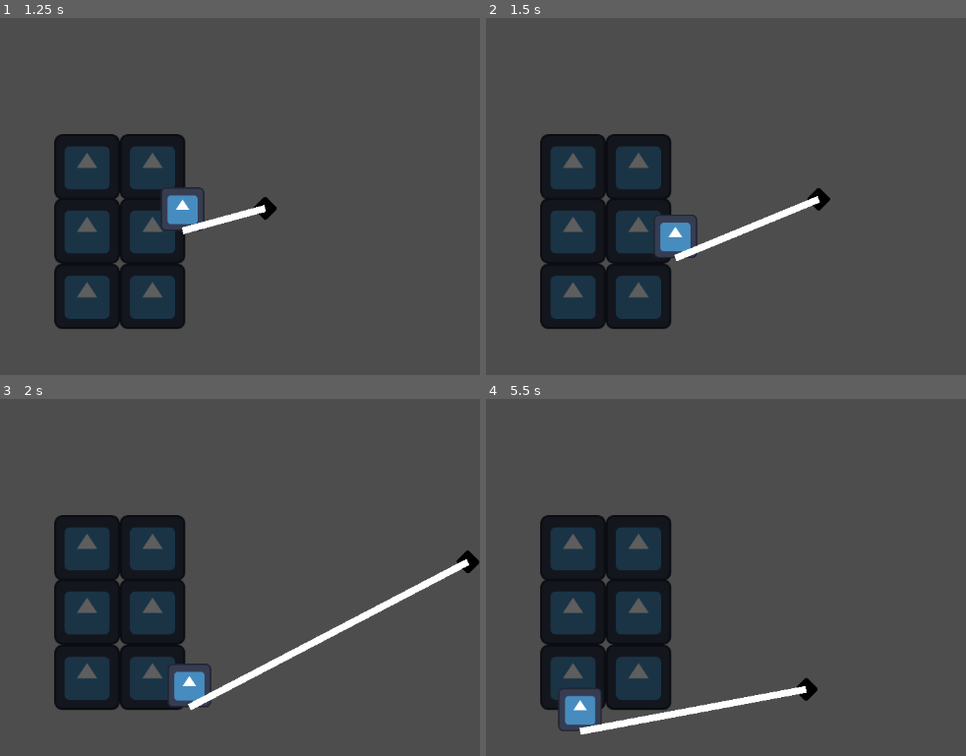
Above: before the commit, frames 1-4 (two rows, left to right).
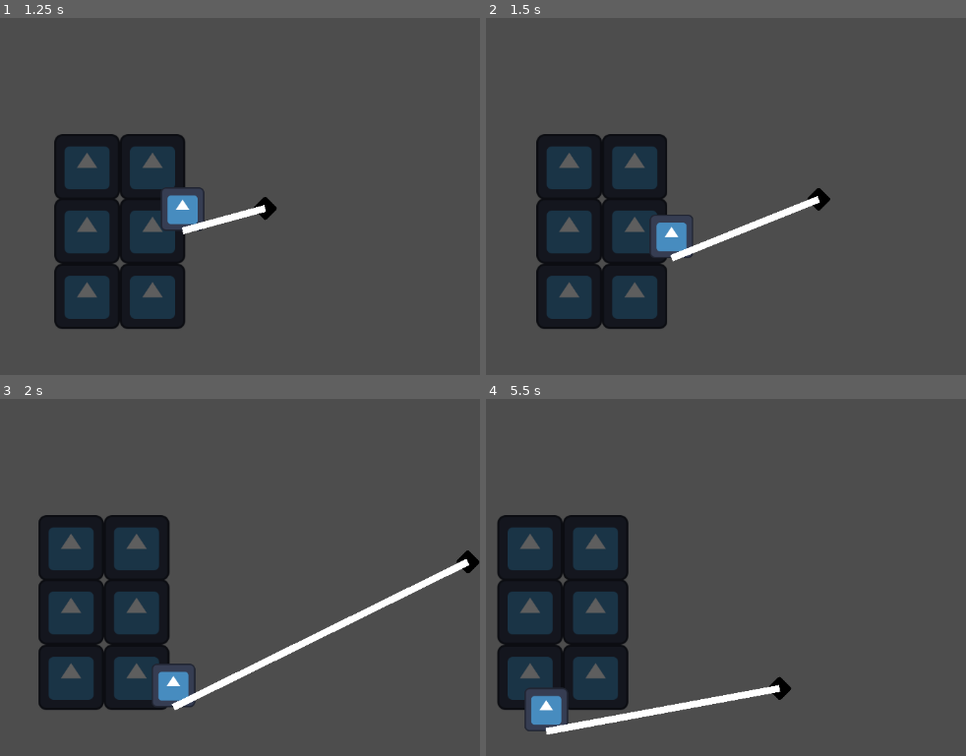
Above: after the commit, the same moments.

Repository: Sciman101/BonusJam
Game: Godot game, scene res://scenes/game.tscn
The game is run twice, just before and just after one commit, with the same random seed, the same clock (stepped at 60 frames per second) and the same inputs. Before the commit the project starts from res://game.tscn. The engine's default icon, where the game draws it, is replaced by a stand-in: a white triangle on a blue panel in a dark square.
Inputs (mouse positions are in pixels of both pictures, inside the frame that each line leads up to):
- Up to frame 1 (1.25 s): tap Enter at 0.5 s; move the mouse to (259, 207) at 0.52 s; hold D (right) from 0.53 s (still down); click (259, 207) at 0.6 s; right-click (259, 207) at 0.8 s
- Up to frame 2 (1.5 s): move the mouse to (outside the picture) at 1.27 s; release D (right) at 1.28 s; hold S (down) from 1.28 s (still down); right-click (outside the picture) at 1.35 s
- Up to frame 3 (2 s): keep holding S (down); click (outside the picture) at 1.55 s
- Up to frame 4 (5.5 s): move the mouse to (654, 513) at 2.02 s; release S (down) at 2.03 s; hold D (right) 2.03-2.78 s; click (654, 513) at 2.1 s; right-click (654, 513) at 2.3 s; move the mouse to (534, 698) at 2.77 s; hold W (up) 2.78-3.53 s; right-click (534, 698) at 2.85 s; click (534, 698) at 3.05 s; move the mouse to (807, 677) at 3.52 s; hold A (left) 3.53-5.03 s; click (807, 677) at 3.6 s; right-click (807, 677) at 3.8 s; move the mouse to (outside the picture) at 4.27 s; right-click (outside the picture) at 4.35 s; click (outside the picture) at 4.55 s; move the mouse to (610, 613) at 5.02 s; hold S (down) from 5.03 s (still down); click (610, 613) at 5.1 s; right-click (610, 613) at 5.3 s

Frame 1 is identical in both runs. In frame 2, 2.9% of the frame differs, in the area x 10-68%, y 32-88%; in frame 3, 10%; in frame 4, 17%, in the area x 2-70%, y 32-94%.

Commit message:
Reorganized files and added paddling

Diff:
--- a/project.godot
+++ b/project.godot
@@ -11,7 +11,7 @@
 [application]
 
 config/name="BonusJam"
-run/main_scene="res://game.tscn"
+run/main_scene="res://scenes/game.tscn"
 config/features=PackedStringArray("4.2", "GL Compatibility")
 config/icon="res://icon.svg"
 
@@ -42,6 +42,11 @@
 "events": [Object(InputEventMouseButton,"resource_local_to_scene":false,"resource_name":"","device":-1,"window_id":0,"a …(258 unchanged characters)…
 ]
 }
+paddle={
+"deadzone": 0.5,
+"events": [Object(InputEventMouseButton,"resource_local_to_scene":false,"resource_name":"","device":-1,"window_id":0,"alt_pressed":false,"shift_pressed":false,"ctrl_pressed":false,"meta_pressed":false,"button_mask":2,"position":Vector2(97, 12),"global_position":Vector2(101, 53),"factor":1.0,"button_index":2,"canceled":false,"pressed":true,"double_click":false,"script":null)
+]
+}
 
 [rendering]
 
--- a/game.tscn
+++ b/scenes/game.tscn
@@ -1,19 +1,14 @@
-[gd_scene load_steps=9 format=3 uid="uid://bcvs547m8eq2j"]
+[gd_scene load_steps=8 format=3 uid="uid://bcvs547m8eq2j"]
 
 [ext_resource type="Texture2D" uid="uid://c6uve4cmsn6vd" path="res://icon.svg" id="1_bbo8f"]
 [ext_resource type="Script" path="res://scripts/Spawner.gd" id="1_gt6jn"]
-[ext_resource type="Script" path="res://scripts/Player.gd" id="2_ffstu"]
 [ext_resource type="Script" path="res://scripts/SpawnRule.gd" id="2_ggbvi"]
-[ext_resource type="Script" path="res://scripts/HarpoonProjectile.gd" id="3_5jp4s"]
+[ext_resource type="Script" path="res://scripts/Raft.gd" id="3_hlf7w"]
+[ext_resource type="PackedScene" uid="uid://bxsrdiuhmr1nc" path="res://scenes/player.tscn" id="5_vjhan"]
+[ext_resource type="PackedScene" uid="uid://c7wb6i06lfboe" path="res://scenes/harpoon_projectile.tscn" id="6_hrct3"]
 
 [sub_resource type="RectangleShape2D" id="RectangleShape2D_srqxn"]
 size = Vector2(96, 96)
-
-[sub_resource type="CircleShape2D" id="CircleShape2D_t36io"]
-radius = 21.0238
-
-[sub_resource type="CircleShape2D" id="CircleShape2D_rb23i"]
-radius = 14.0
 
 [node name="Game" type="Node2D"]
 
@@ -22,12 +17,13 @@
 
 [node name="SpawnTile" type="Node" parent="Spawner"]
 script = ExtResource("2_ggbvi")
-scene_path = "res://floating_tile.tscn"
+scene_path = "res://scenes/floating_tile.tscn"
 spawn_after_time = 5.0
 spawn_minimum_wait = 2.0
 spawn_maximum_wait = 10.0
 
 [node name="Raft" type="Node2D" parent="."]
+script = ExtResource("3_hlf7w")
 
 [node name="RaftTile" type="Area2D" parent="Raft" groups=["Tile"]]
 
@@ -102,37 +98,8 @@
 
 [node name="Camera2D" type="Camera2D" parent="."]
 
-[node name="Player" type="Area2D" parent="." node_paths=PackedStringArray("harpoon_projectile", "raft")]
-z_index = 10
-script = ExtResource("2_ffstu")
+[node name="Player" parent="." node_paths=PackedStringArray("harpoon_projectile", "raft") instance=ExtResource("5_vjhan")]
 harpoon_projectile = NodePath("../HarpoonProjectile")
 raft = NodePath("../Raft")
 
-[node name="Sprite2D" type="Sprite2D" parent="Player"]
-position = Vector2(0, -32)
-scale = Vector2(0.5, 0.5)
-texture = ExtResource("1_bbo8f")
-
-[node name="CollisionShape2D" type="CollisionShape2D" parent="Player"]
-shape = SubResource("CircleShape2D_t36io")
-
-[node name="HarpoonProjectile" type="Area2D" parent="."]
-z_index = 10
-position = Vector2(-208, -96)
-script = ExtResource("3_5jp4s")
-launch_speed = 400.0
-retract_speed = 300.0
-
-[node name="Sprite2D" type="Sprite2D" parent="HarpoonProjectile"]
-modulate = Color(0, 0, 0, 1)
-rotation = 0.785398
-scale = Vector2(0.2, 0.2)
-texture = ExtResource("1_bbo8f")
-
-[node name="CollisionShape2D" type="CollisionShape2D" parent="HarpoonProjectile"]
-shape = SubResource("CircleShape2D_rb23i")
-
-[node name="Rope" type="Line2D" parent="HarpoonProjectile"]
-points = PackedVector2Array(0, 0, 0, 0)
-
-[connection signal="area_entered" from="HarpoonProjectile" to="HarpoonProjectile" method="_on_area_entered"]
+[node name="HarpoonProjectile" parent="." instance=ExtResource("6_hrct3")]
--- /dev/null
+++ b/scenes/harpoon_projectile.tscn
@@ -0,0 +1,28 @@
+[gd_scene load_steps=4 format=3 uid="uid://c7wb6i06lfboe"]
+
+[ext_resource type="Script" path="res://scripts/HarpoonProjectile.gd" id="1_tli4m"]
+[ext_resource type="Texture2D" uid="uid://c6uve4cmsn6vd" path="res://icon.svg" id="2_c46x6"]
+
+[sub_resource type="CircleShape2D" id="CircleShape2D_rb23i"]
+radius = 14.0
+
+[node name="HarpoonProjectile" type="Area2D"]
+z_index = 10
+position = Vector2(-208, -96)
+script = ExtResource("1_tli4m")
+launch_speed = 400.0
+retract_speed = 300.0
+
+[node name="Sprite2D" type="Sprite2D" parent="."]
+modulate = Color(0, 0, 0, 1)
+rotation = 0.785398
+scale = Vector2(0.2, 0.2)
+texture = ExtResource("2_c46x6")
+
+[node name="CollisionShape2D" type="CollisionShape2D" parent="."]
+shape = SubResource("CircleShape2D_rb23i")
+
+[node name="Rope" type="Line2D" parent="."]
+points = PackedVector2Array(0, 0, 0, 0)
+
+[connection signal="area_entered" from="." to="." method="_on_area_entered"]
--- /dev/null
+++ b/scenes/player.tscn
@@ -0,0 +1,43 @@
+[gd_scene load_steps=6 format=3 uid="uid://bxsrdiuhmr1nc"]
+
+[ext_resource type="Script" path="res://scripts/Player.gd" id="1_2n7rx"]
+[ext_resource type="Texture2D" uid="uid://c6uve4cmsn6vd" path="res://icon.svg" id="2_jsbjb"]
+[ext_resource type="Script" path="res://scripts/PaddleSensor.gd" id="3_tapbm"]
+
+[sub_resource type="CircleShape2D" id="CircleShape2D_t36io"]
+radius = 21.0238
+
+[sub_resource type="CircleShape2D" id="CircleShape2D_b844g"]
+
+[node name="Player" type="Area2D"]
+z_index = 10
+script = ExtResource("1_2n7rx")
+
+[node name="Sprite2D" type="Sprite2D" parent="."]
+position = Vector2(0, -32)
+scale = Vector2(0.5, 0.5)
+texture = ExtResource("2_jsbjb")
+
+[node name="CollisionShape2D" type="CollisionShape2D" parent="."]
+shape = SubResource("CircleShape2D_t36io")
+
+[node name="LeftPaddleSensor" type="Area2D" parent="."]
+position = Vector2(-45, -20)
+monitorable = false
+script = ExtResource("3_tapbm")
+
+[node name="CollisionShape2D" type="CollisionShape2D" parent="LeftPaddleSensor"]
+shape = SubResource("CircleShape2D_b844g")
+
+[node name="RightPaddleSensor" type="Area2D" parent="."]
+position = Vector2(45, -20)
+monitorable = false
+script = ExtResource("3_tapbm")
+
+[node name="CollisionShape2D" type="CollisionShape2D" parent="RightPaddleSensor"]
+shape = SubResource("CircleShape2D_b844g")
+
+[connection signal="area_entered" from="LeftPaddleSensor" to="LeftPaddleSensor" method="_on_area_entered"]
+[connection signal="area_exited" from="LeftPaddleSensor" to="LeftPaddleSensor" method="_on_area_exited"]
+[connection signal="area_entered" from="RightPaddleSensor" to="RightPaddleSensor" method="_on_area_entered"]
+[connection signal="area_exited" from="RightPaddleSensor" to="RightPaddleSensor" method="_on_area_exited"]
--- /dev/null
+++ b/scripts/PaddleSensor.gd
@@ -0,0 +1,14 @@
+extends Area2D
+
+var over_water : bool = false
+
+func _on_area_entered(area):
+	if area.is_in_group('Tile'):
+		over_water = false
+
+func _on_area_exited(area):
+	if area.is_in_group('Tile'):
+		over_water = true
+		for node in get_overlapping_areas():
+			if node.is_in_group('Tile'):
+				over_water = false
--- a/scripts/Player.gd
+++ b/scripts/Player.gd
@@ -5,8 +5,12 @@
 
 @export var move_speed : float = 200 # How fast do we move on the raft?
 @export var water_move_speed : float = 75 # How fast do we move in water?
+@export var paddle_speed : float = 50 # How fast does the raft move when we paddle?
 
-var is_in_water : bool = false # Are we in water?
+@onready var paddle_sensor_left = $LeftPaddleSensor
+@onready var paddle_sensor_right = $RightPaddleSensor
+
+var is_in_water : bool = true # Are we in water?
 
 func _ready():
 	# Tell the projectile who owns it
@@ -28,8 +32,16 @@
 			var direction = (get_global_mouse_position() - global_position).normalized()
 			harpoon_projectile.launch(direction)
 
+	# Paddle
+	if Input.is_action_just_pressed("paddle"):
+		if not is_in_water:
+			if paddle_sensor_left.over_water:
+				raft.paddle(paddle_speed)
+			elif paddle_sensor_right.over_water:
+				raft.paddle(-paddle_speed)
 
 func check_is_in_water():
+	var was_in_water = is_in_water
 	# Assume we're in water
 	is_in_water = true
 	var overlapping = get_overlapping_areas()
@@ -41,3 +53,7 @@
 			is_in_water = false
 			# Stop checking
 			break
+	if was_in_water and not is_in_water:
+		raft.add_passenger(self)
+	elif not was_in_water and is_in_water:
+		raft.remove_passenger(self)
--- /dev/null
+++ b/scripts/Raft.gd
@@ -0,0 +1,25 @@
+extends Node2D
+
+# Slow the raft down as it moves
+@export var drag : float = 40
+
+var speed : float = 0
+
+# Things standnig on the raft
+var passengers = []
+
+func _process(delta):
+	position.x += speed * delta
+	for thing in passengers:
+		thing.position.x += speed * delta
+	speed = move_toward(speed, 0, drag * delta)
+
+func remove_passenger(passenger:Node2D):
+	passengers.erase(passenger)
+
+func add_passenger(passenger:Node2D):
+	passengers.append(passenger)
+
+# Apply an impulse
+func paddle(amount:float):
+	speed += amount
Renamed: floating_tile.tscn -> scenes/floating_tile.tscn
